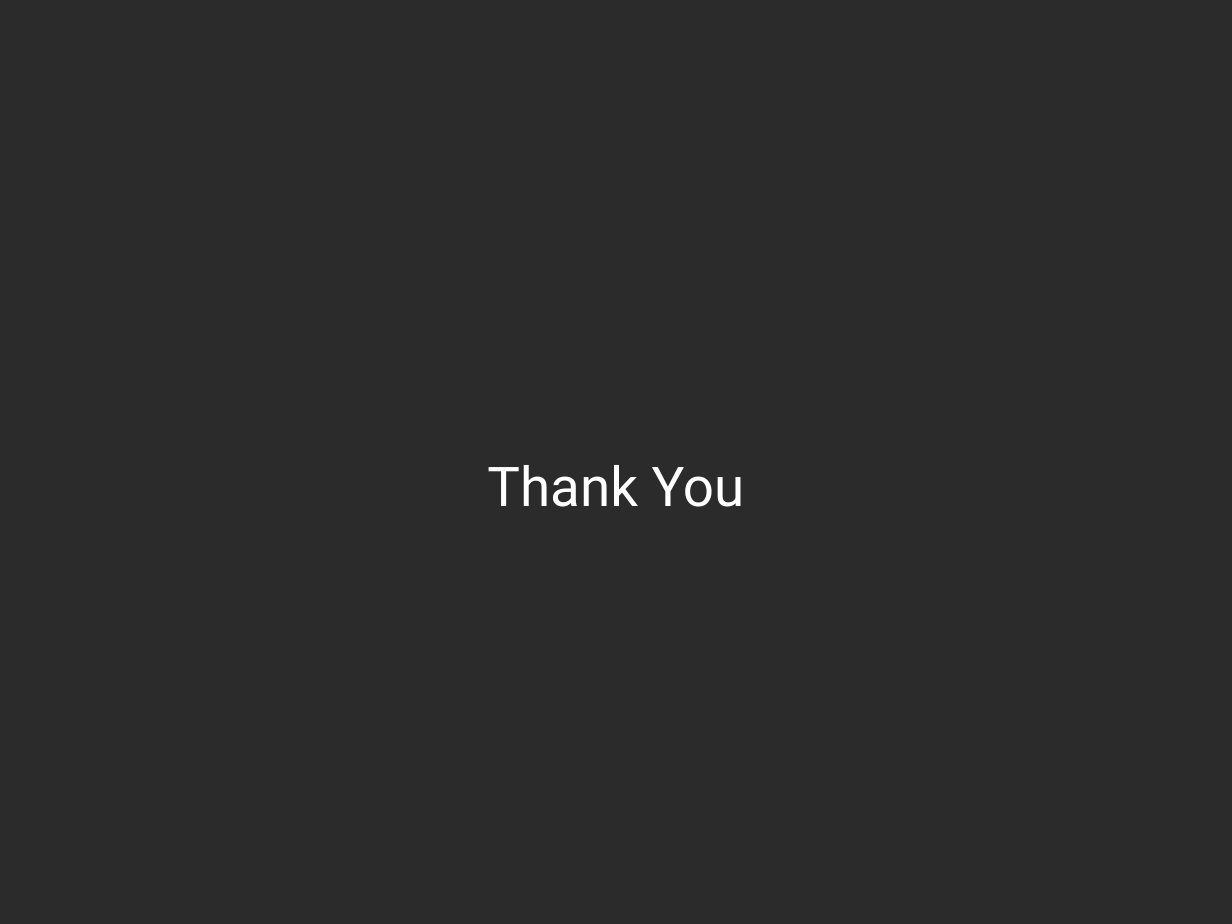
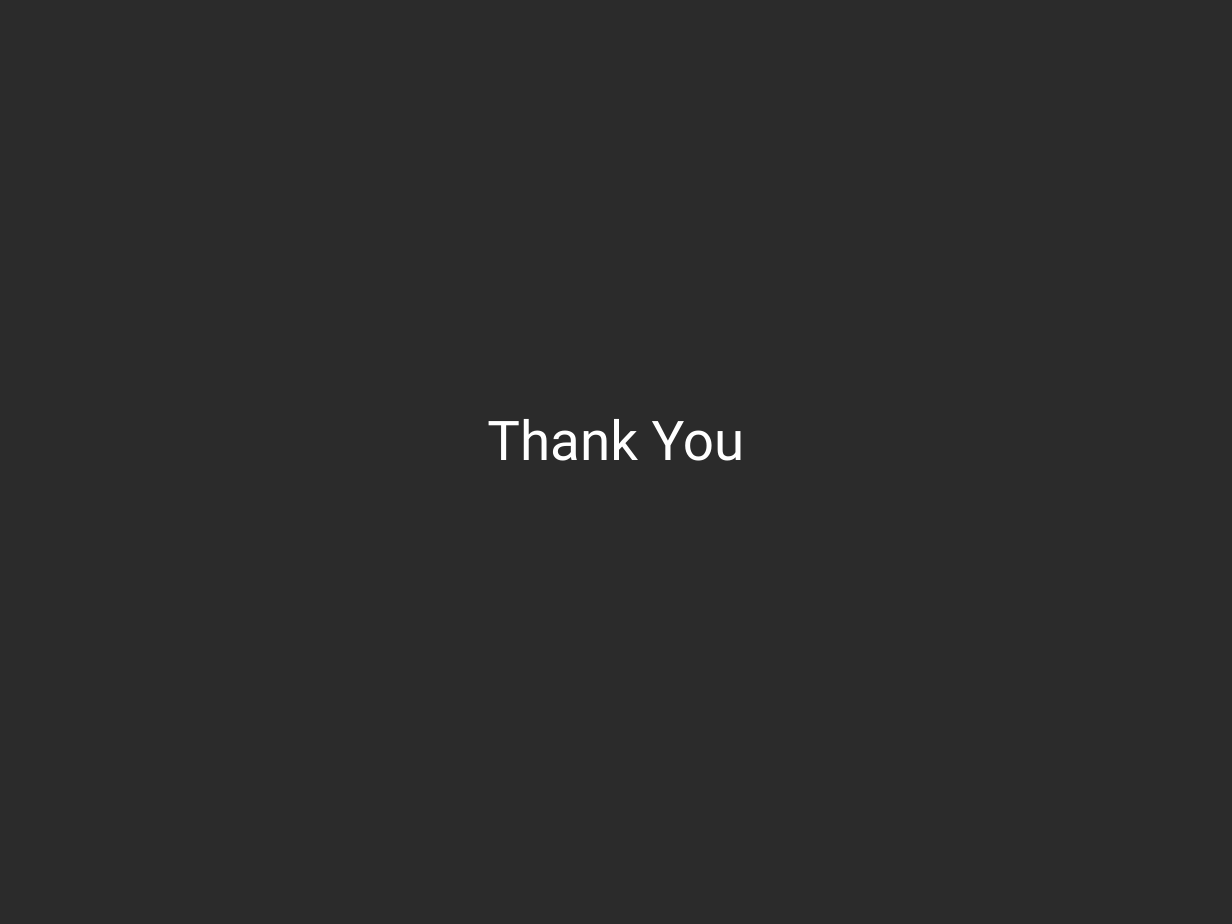
Before and after one commit to hyoshid1/project375, a slide deck: slide 9 of presentation.pptx. Drawn at 1232x924 pixels with LibreOffice and Linux fonts; fonts in the diff are those of the drawing; background and template pictures are left out; a plain dark background stands for a picture behind light text. Boxes give left, top, right and bottom in pixels: in the first picture for what was removed or moved away, otherwise in the second. Text is boxed around its words. In the diff, an @@ line names an element or a change of style, - is before the commit and + after.

```diff
--- a/presentation.pptx
+++ b/presentation.pptx
@@ text "Thank You": place and size @@
-text "Thank You" at (487, 465, 745, 507)
+text "Thank You" at (487, 419, 745, 461)
```
Also in this commit, not shown: 2 other files.
